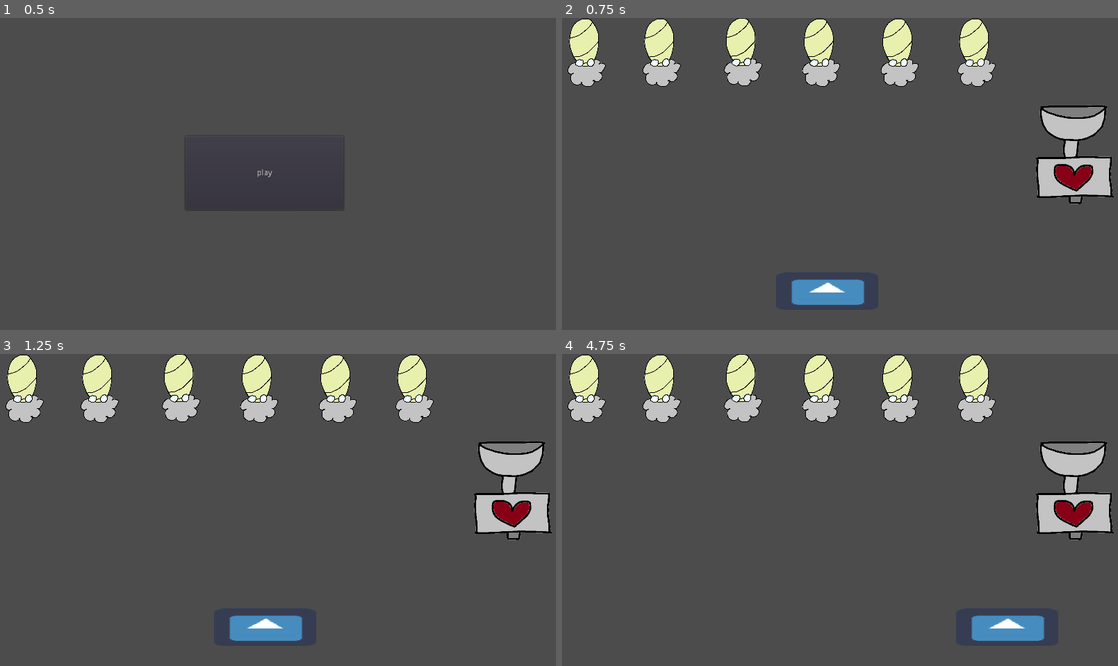
Above: before the commit, frames 1-4 (two rows, left to right).
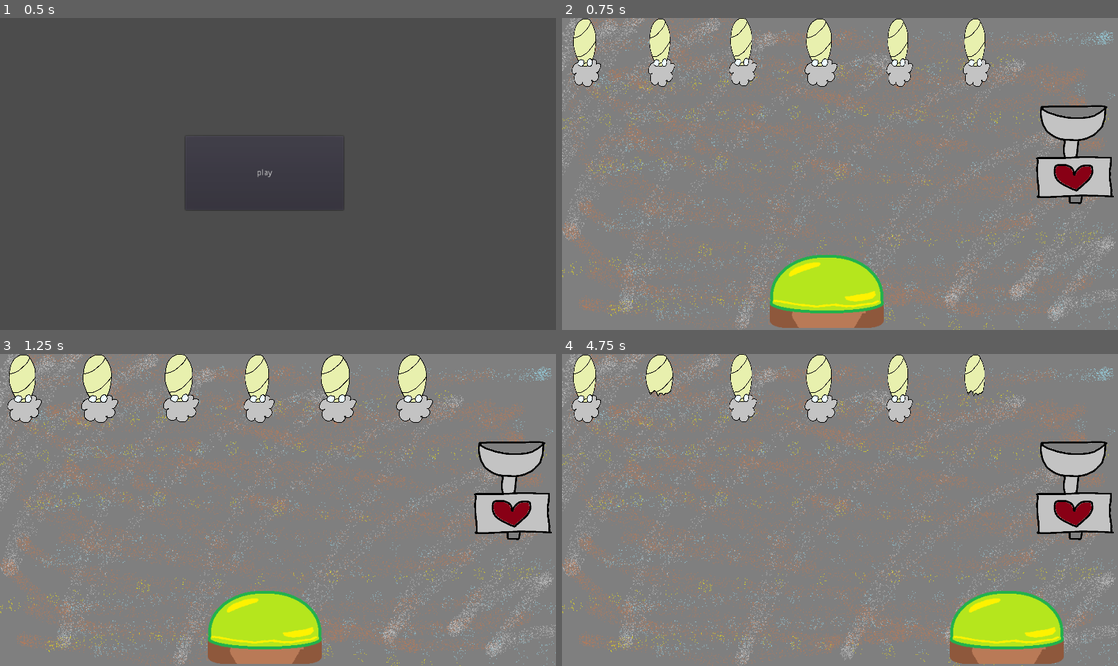
Above: after the commit, the same moments.

Repository: papabirb/LD52
Game: Godot game, scene res://Main Menu.tscn
Two runs of this game, one before a commit and one after it. Both use one fixed random seed, a clock stepped at 60 frames per second and the inputs below. The engine's default icon, where the game draws it, is replaced by a stand-in: a white triangle on a blue panel in a dark square.
Inputs (mouse positions are in pixels of both pictures, inside the frame that each line leads up to):
- Up to frame 1 (0.5 s): no input
- Up to frame 2 (0.75 s): click "play" at 0.5 s
- Up to frame 3 (1.25 s): no input
- Up to frame 4 (4.75 s): move the mouse to (962, 494) at 1.27 s; move the mouse to (728, 525) at 2.02 s; move the mouse to (895, 441) at 2.77 s; move the mouse to (812, 572) at 3.52 s; move the mouse to (1006, 556) at 4.27 s

Frame 1 is identical in both runs. In frame 2, 93% of the frame differs, in the area x 0-100%, y 0-100%; in frame 3, 92%; in frame 4, 93%.

Commit message:
lots of stuff

Diff:
--- /dev/null
+++ b/Grammy.gd
@@ -0,0 +1,11 @@
+extends RigidBody2D
+
+
+func despawn_grammy():
+	GrammyHandler.canSpawn = true
+	queue_free()
+
+
+func _on_VisibilityNotifier2D_screen_exited():
+	# Play SFX
+	despawn_grammy()
--- a/Grammy.tscn
+++ b/Grammy.tscn
@@ -1,6 +1,11 @@
-[gd_scene load_steps=3 format=2]
+[gd_scene load_steps=5 format=2]
 
 [ext_resource path="res://grammy placeholder.png" type="Texture" id=1]
+[ext_resource path="res://Grammy.gd" type="Script" id=2]
+
+[sub_resource type="PhysicsMaterial" id=2]
+friction = 0.0
+bounce = 1.0
 
 [sub_resource type="CircleShape2D" id=1]
 resource_local_to_scene = true
@@ -9,7 +14,10 @@
 [node name="Grammy" type="RigidBody2D"]
 collision_layer = 3
 collision_mask = 3
-gravity_scale = 25.0
+mass = 0.01
+physics_material_override = SubResource( 2 )
+gravity_scale = 15.0
+script = ExtResource( 2 )
 
 [node name="Sprite" type="Sprite" parent="."]
 scale = Vector2( 0.2, -0.2 )
@@ -18,3 +26,7 @@
 [node name="CollisionShape2D" type="CollisionShape2D" parent="."]
 position = Vector2( 2, -11 )
 shape = SubResource( 1 )
+
+[node name="VisibilityNotifier2D" type="VisibilityNotifier2D" parent="."]
+
+[connection signal="screen_exited" from="VisibilityNotifier2D" to="." method="_on_VisibilityNotifier2D_screen_exited"]
--- /dev/null
+++ b/GrammyHandler.gd
@@ -0,0 +1,35 @@
+extends Node
+
+var canSpawn = true
+var score = 0
+var strikes = 0
+var necessary_score = 0
+var target_percentage = 0
+var current_percentage = 0
+var total_grammies = 0
+var current_level = null
+var win = false
+
+
+func _process(delta):
+	handle_score()
+	end_logic()
+
+func handle_score():
+	if total_grammies > 0:
+		current_percentage = score/total_grammies
+
+func end_logic():
+	if score + strikes == total_grammies:
+		if score >= necessary_score: win = true
+		#Go to between-level end screen
+
+func reset(grammy_total, target_percent, curr_level):
+	canSpawn = true
+	win = false
+	score = 0
+	strikes = 0
+	total_grammies = grammy_total
+	target_percentage = target_percent
+	necessary_score = int(target_percentage * total_grammies)
+	current_level = curr_level
--- a/GrammyPupa.gd
+++ b/GrammyPupa.gd
@@ -4,12 +4,20 @@
 
 func _ready():
 	randomize()
-	$Timer.wait_time = rand_range(3,17)
+	$AnimationPlayer.play("Idle")
+	$AnimationPlayer.seek(rand_range(0,0.7))
+	$Timer.wait_time = rand_range(1,5)
 	$Timer.start()
 
 func _on_Timer_timeout():
 	spawn_grammy()
 
 func spawn_grammy():
-	# TODO play wiggly animation that switches to Open Pupa sprite
-	add_child(grammy)
+	if GrammyHandler.canSpawn:
+		GrammyHandler.canSpawn = false
+		# TODO play wiggly animation that switches to Open Pupa sprite
+		$AnimationPlayer.play("Hatch")
+		yield($AnimationPlayer,"animation_finished")
+		add_child(grammy)
+	else:
+		$Timer.start()
--- a/GrammyPupa.tscn
+++ b/GrammyPupa.tscn
@@ -1,7 +1,127 @@
-[gd_scene load_steps=3 format=2]
+[gd_scene load_steps=7 format=2]
 
 [ext_resource path="res://grammy pupa placeholder.png" type="Texture" id=1]
 [ext_resource path="res://GrammyPupa.gd" type="Script" id=2]
+[ext_resource path="res://grammy pupa hatched placeholder.png" type="Texture" id=3]
+
+[sub_resource type="Animation" id=1]
+resource_name = "Hatch"
+length = 0.7
+tracks/0/type = "value"
+tracks/0/path = NodePath("Sprite:rotation_degrees")
+tracks/0/interp = 1
+tracks/0/loop_wrap = true
+tracks/0/imported = false
+tracks/0/enabled = true
+tracks/0/keys = {
+"times": PoolRealArray( 0, 0.2, 0.4, 0.6 ),
+"transitions": PoolRealArray( 1, 1, 1, 1 ),
+"update": 0,
+"values": [ 0.0, -16.6, 16.6, 0.0 ]
+}
+tracks/1/type = "value"
+tracks/1/path = NodePath("Sprite:texture")
+tracks/1/interp = 1
+tracks/1/loop_wrap = true
+tracks/1/imported = false
+tracks/1/enabled = true
+tracks/1/keys = {
+"times": PoolRealArray( 0, 0.6 ),
+"transitions": PoolRealArray( 1, 1 ),
+"update": 1,
+"values": [ ExtResource( 1 ), ExtResource( 3 ) ]
+}
+
+[sub_resource type="Animation" id=2]
+resource_name = "Idle"
+loop = true
+tracks/0/type = "value"
+tracks/0/path = NodePath("Sprite:scale")
+tracks/0/interp = 1
+tracks/0/loop_wrap = true
+tracks/0/imported = false
+tracks/0/enabled = true
+tracks/0/keys = {
+"times": PoolRealArray( 0, 0.5 ),
+"transitions": PoolRealArray( 1, 1 ),
+"update": 0,
+"values": [ Vector2( 0.15, 0.15 ), Vector2( 0.100862, 0.15 ) ]
+}
+tracks/1/type = "value"
+tracks/1/path = NodePath("Sprite:position")
+tracks/1/interp = 1
+tracks/1/loop_wrap = true
+tracks/1/imported = false
+tracks/1/enabled = true
+tracks/1/keys = {
+"times": PoolRealArray( 0 ),
+"transitions": PoolRealArray( 1 ),
+"update": 0,
+"values": [ Vector2( 0, 0 ) ]
+}
+tracks/2/type = "value"
+tracks/2/path = NodePath("Sprite:texture")
+tracks/2/interp = 1
+tracks/2/loop_wrap = true
+tracks/2/imported = false
+tracks/2/enabled = true
+tracks/2/keys = {
+"times": PoolRealArray( 0 ),
+"transitions": PoolRealArray( 1 ),
+"update": 1,
+"values": [ ExtResource( 1 ) ]
+}
+
+[sub_resource type="Animation" id=3]
+length = 0.001
+tracks/0/type = "value"
+tracks/0/path = NodePath("Sprite:scale")
+tracks/0/interp = 1
+tracks/0/loop_wrap = true
+tracks/0/imported = false
+tracks/0/enabled = true
+tracks/0/keys = {
+"times": PoolRealArray( 0 ),
+"transitions": PoolRealArray( 1 ),
+"update": 0,
+"values": [ Vector2( 0.15, 0.15 ) ]
+}
+tracks/1/type = "value"
+tracks/1/path = NodePath("Sprite:position")
+tracks/1/interp = 1
+tracks/1/loop_wrap = true
+tracks/1/imported = false
+tracks/1/enabled = true
+tracks/1/keys = {
+"times": PoolRealArray( 0 ),
+"transitions": PoolRealArray( 1 ),
+"update": 0,
+"values": [ Vector2( 0, 0 ) ]
+}
+tracks/2/type = "value"
+tracks/2/path = NodePath("Sprite:rotation_degrees")
+tracks/2/interp = 1
+tracks/2/loop_wrap = true
+tracks/2/imported = false
+tracks/2/enabled = true
+tracks/2/keys = {
+"times": PoolRealArray( 0 ),
+"transitions": PoolRealArray( 1 ),
+"update": 0,
+"values": [ 0.0 ]
+}
+tracks/3/type = "value"
+tracks/3/path = NodePath("Sprite:texture")
+tracks/3/interp = 1
+tracks/3/loop_wrap = true
+tracks/3/imported = false
+tracks/3/enabled = true
+tracks/3/keys = {
+"times": PoolRealArray( 0 ),
+"transitions": PoolRealArray( 1 ),
+"update": 0,
+"values": [ ExtResource( 1 ) ]
+}
 
 [node name="GrammyPupa" type="Node2D"]
 script = ExtResource( 2 )
@@ -13,4 +133,9 @@
 [node name="Timer" type="Timer" parent="."]
 one_shot = true
 
+[node name="AnimationPlayer" type="AnimationPlayer" parent="."]
+anims/Hatch = SubResource( 1 )
+anims/Idle = SubResource( 2 )
+anims/RESET = SubResource( 3 )
+
 [connection signal="timeout" from="Timer" to="." method="_on_Timer_timeout"]
--- /dev/null
+++ b/GrammyWiggler.gd
@@ -0,0 +1,24 @@
+extends Node2D
+
+
+# Declare member variables here. Examples:
+# var a = 2
+# var b = "text"
+
+
+# Called when the node enters the scene tree for the first time.
+func _ready():
+	pass # Replace with function body.
+
+
+# Called every frame. 'delta' is the elapsed time since the previous frame.
+#func _process(delta):
+#	pass
+
+
+func _on_Area2D_body_entered(body):
+	if body.name == "Grammy":
+		#Animation?
+		#SFX?
+		GrammyHandler.score += 1
+		body.despawn_grammy()
--- a/GrammyWiggler.tscn
+++ b/GrammyWiggler.tscn
@@ -1,6 +1,7 @@
-[gd_scene load_steps=5 format=2]
+[gd_scene load_steps=6 format=2]
 
 [ext_resource path="res://grammy wiggler placeholder.png" type="Texture" id=1]
+[ext_resource path="res://GrammyWiggler.gd" type="Script" id=2]
 
 [sub_resource type="RectangleShape2D" id=1]
 extents = Vector2( 15.5, 53 )
@@ -13,6 +14,7 @@
 height = 36.0
 
 [node name="GrammyWiggler" type="Node2D"]
+script = ExtResource( 2 )
 
 [node name="Sprite" type="Sprite" parent="."]
 scale = Vector2( 0.4, 0.4 )
@@ -34,3 +36,5 @@
 position = Vector2( -6, -51 )
 rotation = 1.5708
 shape = SubResource( 3 )
+
+[connection signal="body_entered" from="Area2D" to="." method="_on_Area2D_body_entered"]
--- a/Main Menu button.gd
+++ b/Main Menu button.gd
@@ -3,4 +3,5 @@
 export(String, FILE) var nextScenePath
 
 func _on_Start_Game_pressed():
+	GrammyHandler.reset(6, .6, nextScenePath)
 	get_tree().change_scene(nextScenePath)
--- a/PlayerPaddle.tscn
+++ b/PlayerPaddle.tscn
@@ -1,14 +1,14 @@
 [gd_scene load_steps=5 format=2]
 
-[ext_resource path="res://icon.png" type="Texture" id=1]
+[ext_resource path="res://paddle placeholder or final maybe.png" type="Texture" id=1]
 [ext_resource path="res://PlayerPaddle.gd" type="Script" id=2]
 
 [sub_resource type="PhysicsMaterial" id=1]
 friction = 0.0
-bounce = 1.0
 
-[sub_resource type="RectangleShape2D" id=2]
-extents = Vector2( 84, 27.5 )
+[sub_resource type="CapsuleShape2D" id=2]
+radius = 55.0
+height = 70.0
 
 [node name="PlayerPaddle" type="StaticBody2D"]
 constant_linear_velocity = Vector2( 0, -150 )
@@ -16,9 +16,9 @@
 script = ExtResource( 2 )
 
 [node name="Sprite" type="Sprite" parent="."]
-position = Vector2( 0.499998, 0 )
-scale = Vector2( 2.73438, 1 )
 texture = ExtResource( 1 )
 
 [node name="CollisionShape2D" type="CollisionShape2D" parent="."]
+position = Vector2( 1, 0 )
+rotation = 1.5708
 shape = SubResource( 2 )
--- a/Tutorial.tscn
+++ b/Tutorial.tscn
@@ -1,8 +1,9 @@
-[gd_scene load_steps=6 format=2]
+[gd_scene load_steps=7 format=2]
 
 [ext_resource path="res://GrammyPupa.tscn" type="PackedScene" id=1]
 [ext_resource path="res://GrammyWiggler.tscn" type="PackedScene" id=2]
 [ext_resource path="res://PlayerPaddle.tscn" type="PackedScene" id=3]
+[ext_resource path="res://bg placeholder.png" type="Texture" id=4]
 
 [sub_resource type="RectangleShape2D" id=1]
 extents = Vector2( 10, 277 )
@@ -11,6 +12,10 @@
 extents = Vector2( 489, 10 )
 
 [node name="Node2D" type="Node2D"]
+
+[node name="bg" type="Sprite" parent="."]
+texture = ExtResource( 4 )
+centered = false
 
 [node name="Borders" type="Node2D" parent="."]
 
--- a/project.godot
+++ b/project.godot
@@ -13,6 +13,10 @@
 config/name="Ld 52"
 run/main_scene="res://Main Menu.tscn"
 config/icon="res://icon.png"
+
+[autoload]
+
+GrammyHandler="*res://GrammyHandler.gd"
 
 [display]
 
Binary file added: bg placeholder.png
Not shown, added: bg placeholder.png.import
Binary file added: grammy pupa hatched placeholder.png
Not shown, added: grammy pupa hatched placeholder.png.import
Binary file added: paddle placeholder or final maybe.png
Not shown, added: paddle placeholder or final maybe.png.import
